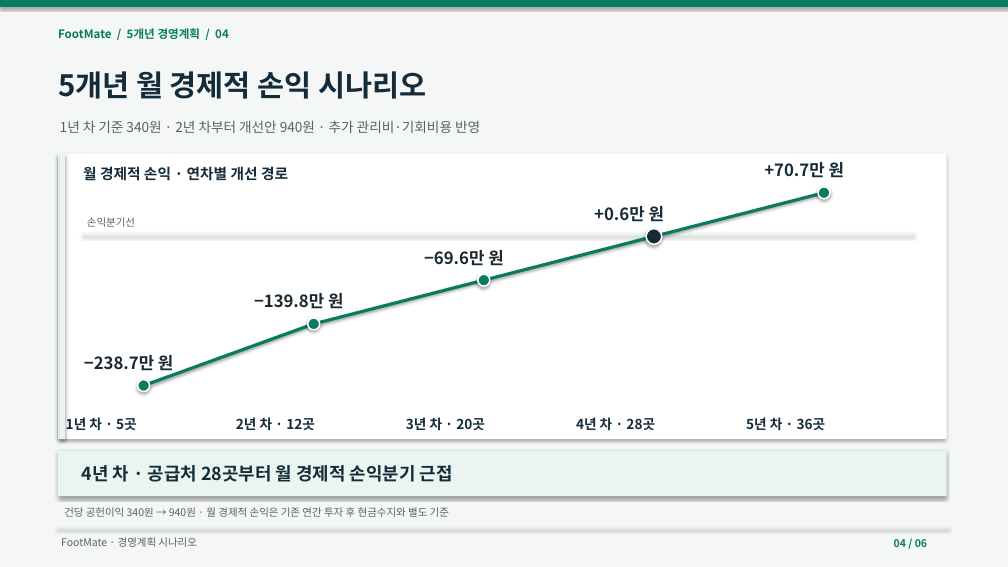
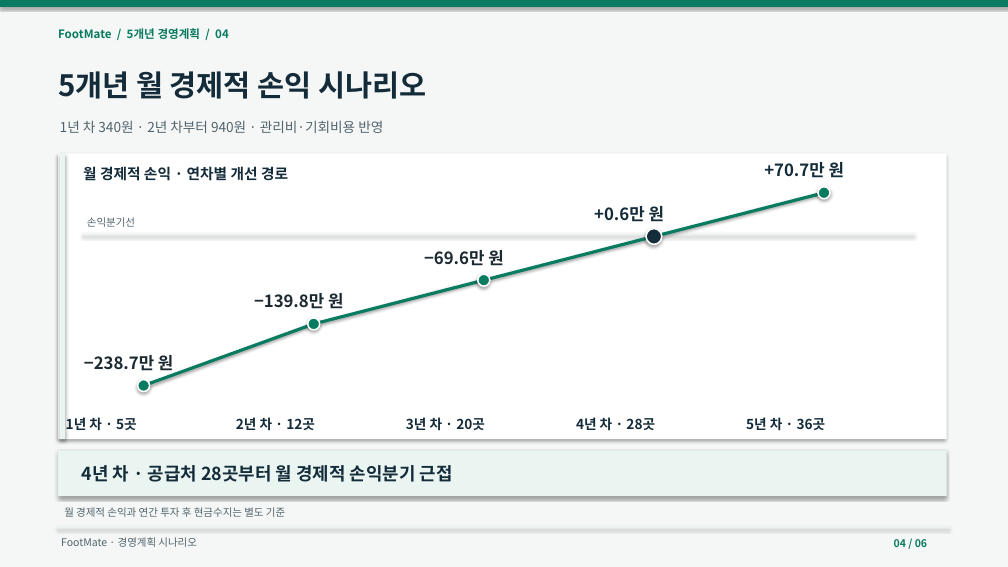
Before and after one commit to dohyunkimmm/footmate, a slide deck: slide 4 of src/case-study/downloads/footmate_5year_strategy.pptx. Drawn at 1008x567 pixels with LibreOffice and Linux fonts; fonts in the diff are those of the drawing. Boxes give left, top, right and bottom in pixels: in the first picture for what was removed or moved away, otherwise in the second. Text is boxed around its words. In the diff, an @@ line names an element or a change of style, - is before the commit and + after.

```diff
--- a/src/case-study/downloads/footmate_5year_strategy.pptx
+++ b/src/case-study/downloads/footmate_5year_strategy.pptx
@@ text at (60,120,383,133): text changed @@
-1년 차 기준 340원 · 2년 차부터 개선안 940원 · 추가 관리비·기회비용 반영
+1년 차 340원 · 2년 차부터 940원 · 관리비·기회비용 반영
@@ text at (64,507,285,517): text changed @@
-건당 공헌이익 340원 → 940원 · 월 경제적 손익은 기존 연간 투자 후 현금수지와 별도 기준
+월 경제적 손익과 연간 투자 후 현금수지는 별도 기준
```
Also in this commit, not shown: 5 other slides changed, 16 other files.
